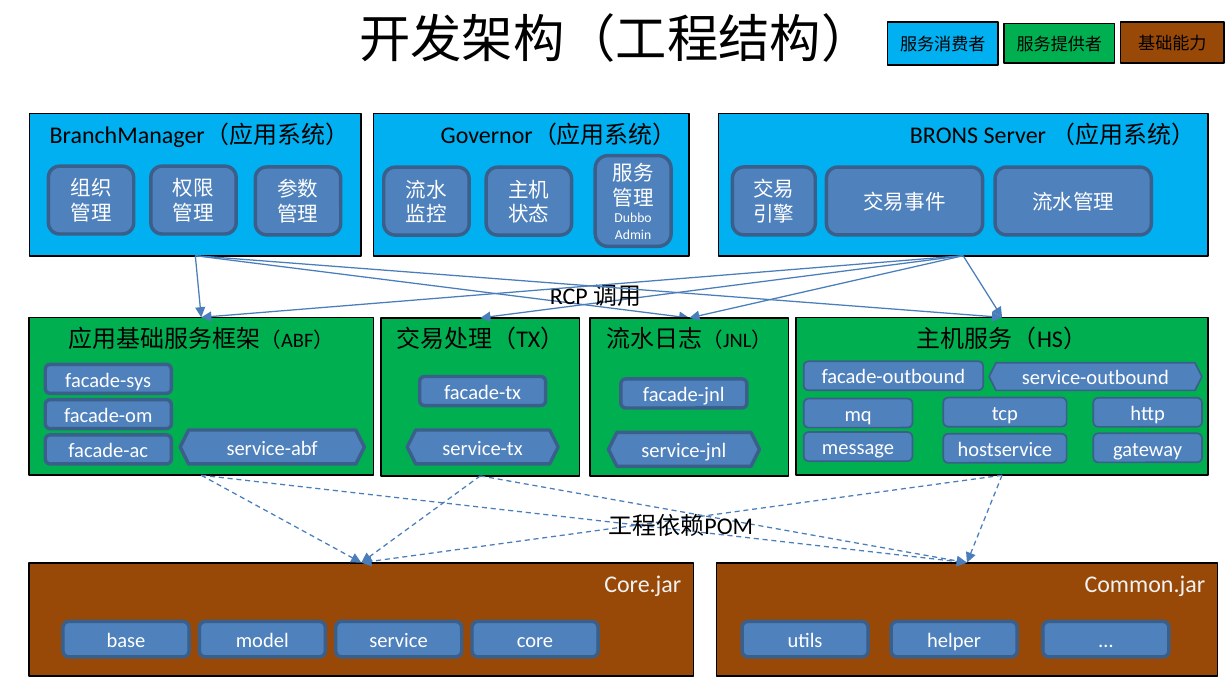
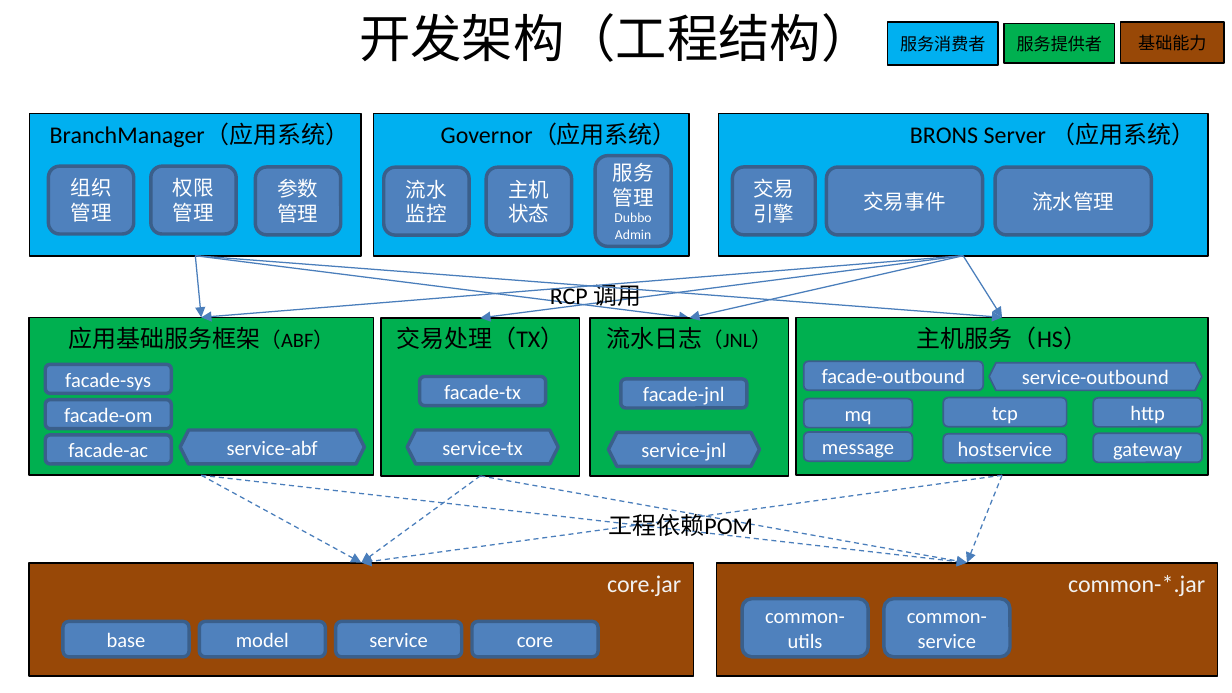
Before and after one commit to shiyunlai/tistools, a slide deck: slide 9 of TIStools.pptx. Drawn at 1232x693 pixels with LibreOffice and Linux fonts; fonts in the diff are those of the drawing. Boxes give left, top, right and bottom in pixels: in the first picture for what was removed or moved away, otherwise in the second. Text is boxed around its words. In the diff, an @@ line names an element or a change of style, - is before the commit and + after.

Commit message:
增加tools-common-service
负责服务提供者基础能力实现，被tools-service-*这些工厂引用

```diff
--- a/TIStools.pptx
+++ b/TIStools.pptx
@@ text in rectangle at [607,575,681,596]: text changed @@
-Core.jar
+core.jar
@@ rounded rectangle "common-utils": place and size @@
-rounded rectangle "common-utils" at [742,621,867,657]
+rounded rectangle "common-utils" at [742,599,867,657]
@@ rounded rectangle "common-service": place and size @@
-rounded rectangle "common-service" at [1042,621,1168,657]
+rounded rectangle "common-service" at [883,599,1009,657]
@@ text in rectangle at [1068,575,1205,596]: text changed @@
-Common.jar
+common-*.jar
@@ text in rounded rectangle at [765,613,845,648]: text changed @@
-utils
+common-utils
@@ rounded rectangle removed at [891,621,1016,657] @@
-helper
@@ text in rounded rectangle at [907,613,987,648]: text changed @@
-…
+common-service
```
Also in this commit, not shown: 8 other files.
